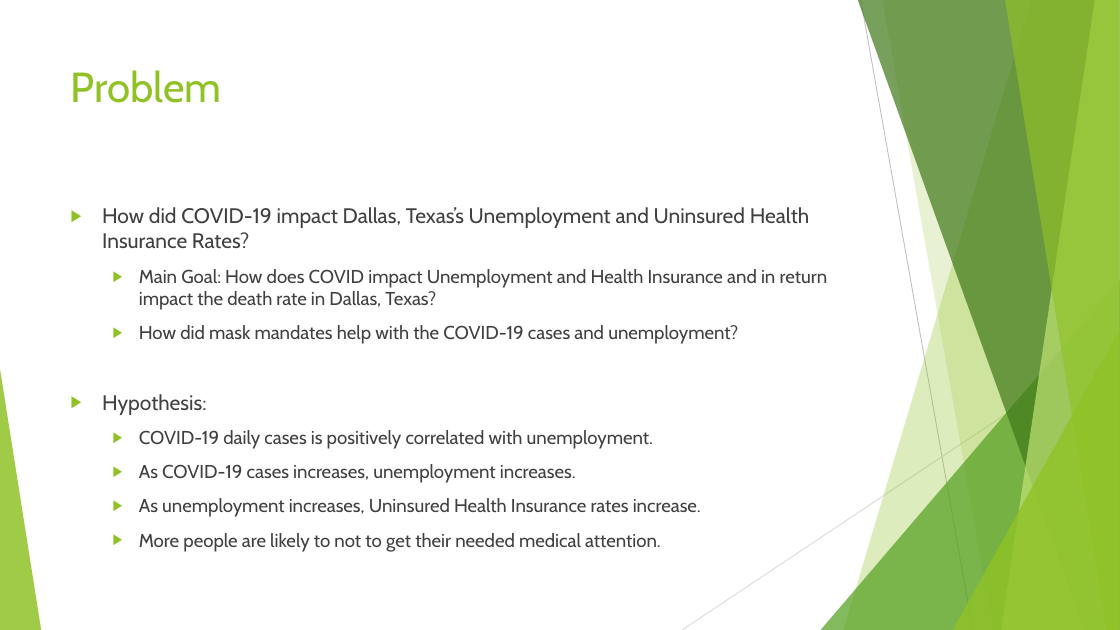
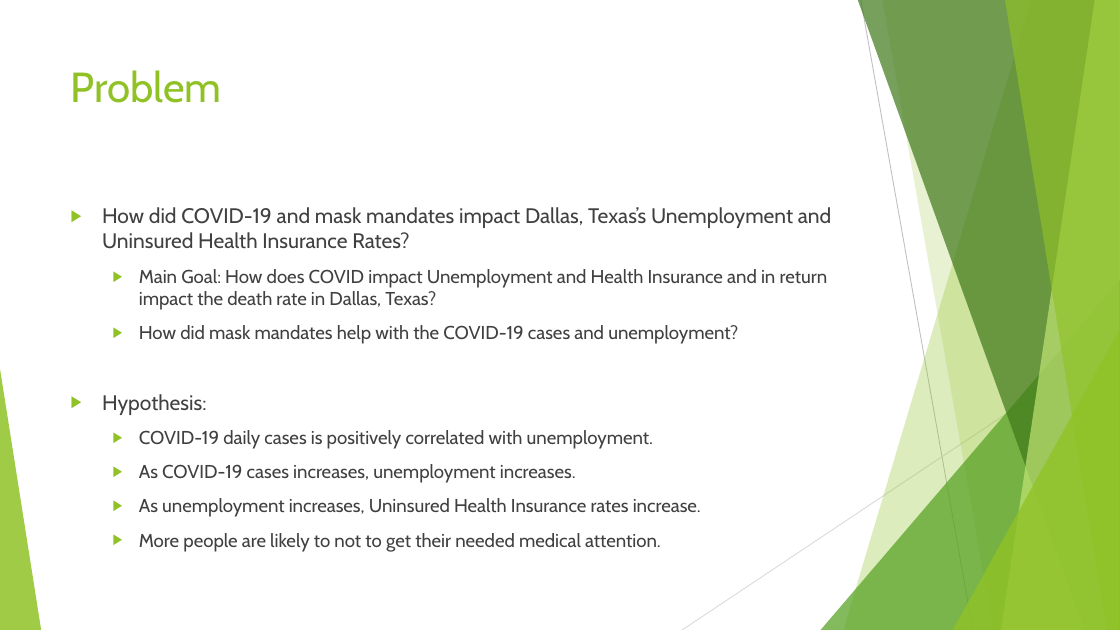
Before and after one commit to azhou5211/hcde_project, a slide deck: slide 2 of A6/Presentation.pptx. Drawn at 1120x630 pixels with LibreOffice and Linux fonts; fonts in the diff are those of the drawing. Boxes give left, top, right and bottom in pixels: in the first picture for what was removed or moved away, otherwise in the second. Text is boxed around its words. In the diff, an @@ line names an element or a change of style, - is before the commit and + after.

```diff
--- a/A6/Presentation.pptx
+++ b/A6/Presentation.pptx
@@ text at bbox=[102, 207, 831, 249]: text changed @@
-▶ How did COVID-19 impact Dallas, Texas’s Unemployment and Uninsured Health Insurance Rates?
+▶ How did COVID-19 and mask mandates impact Dallas, Texas’s Unemployment and Uninsured Health Insurance Rates?
```
Also in this commit, not shown: 1 other slide changed, 2 other files.
